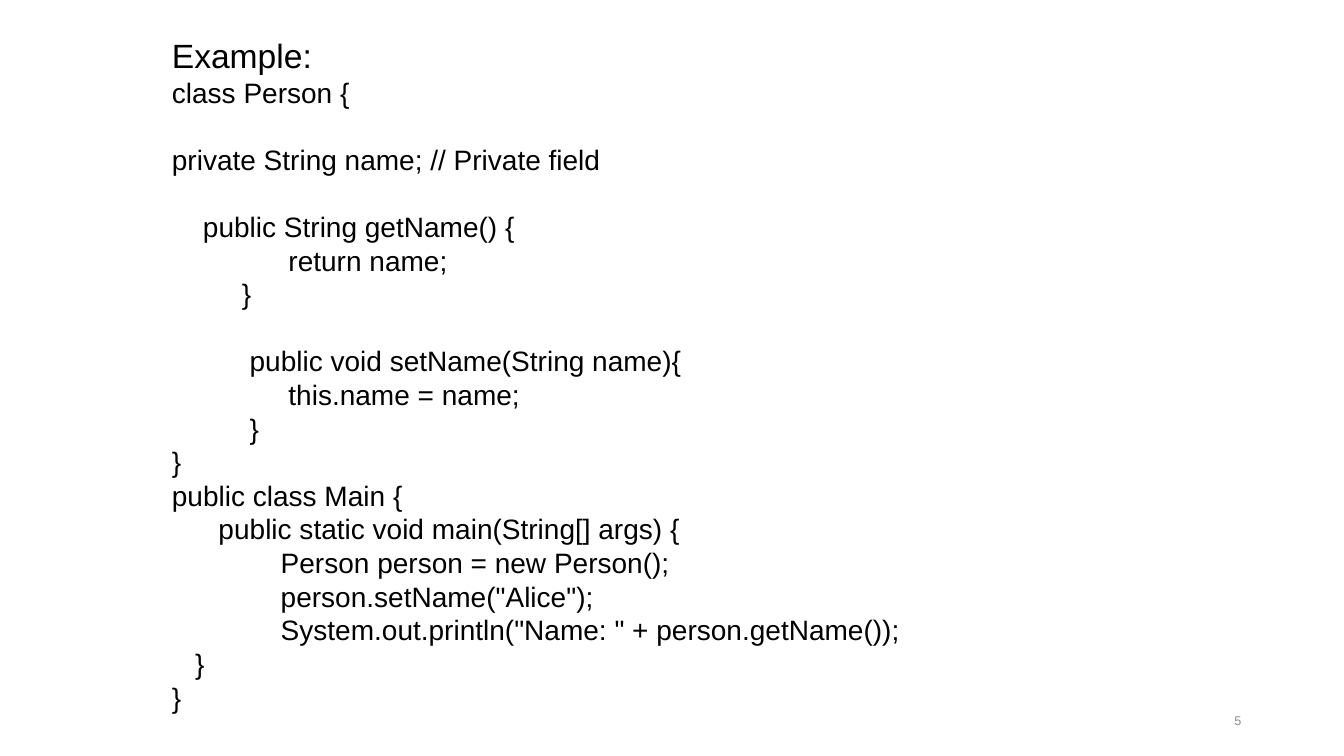
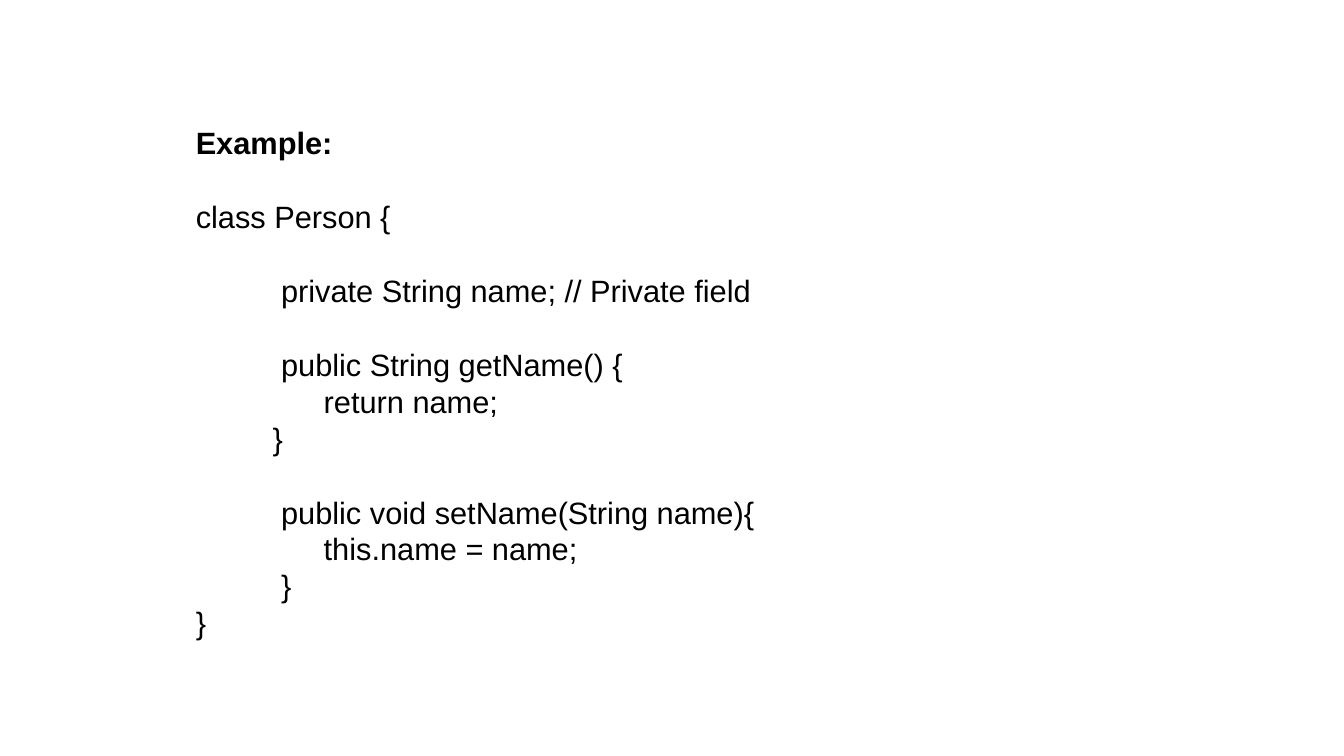
Before and after one commit to PratikshaRDatir/Presentation, a slide deck: slide 5 of Object-Oriented Programming in Java.pptx. Drawn at 1344x756 pixels with LibreOffice and Linux fonts; fonts in the diff are those of the drawing; background and template pictures are left out. Boxes give left, top, right and bottom in pixels: in the first picture for what was removed or moved away, otherwise in the second. Text is boxed around its words. In the diff, an @@ line names an element or a change of style, - is before the commit and + after.

```diff
--- a/Object-Oriented Programming in Java.pptx
+++ b/Object-Oriented Programming in Java.pptx
@@ text "Example:": place and size @@
-text "Example:" at box(172, 43, 899, 645)
+text "Example:" at box(196, 131, 754, 564)
@@ text "Example:" at box(196, 131, 754, 564): size 24 to 22 pt, bold on in "Example:"; size 20 to 22 pt @@
@@ text at box(172, 485, 899, 645): paragraphs removed @@
-public class Main {
-public static void main(String[] args) {
-Person person = new Person();
-person.setName("Alice");
-System.out.println("Name: " + person.getName());
-}
-}
@@ page number removed at box(1234, 716, 1241, 725) @@
-5
```
Also in this commit, not shown: 9 other slides changed, 3 slides added, 1 slide removed.
